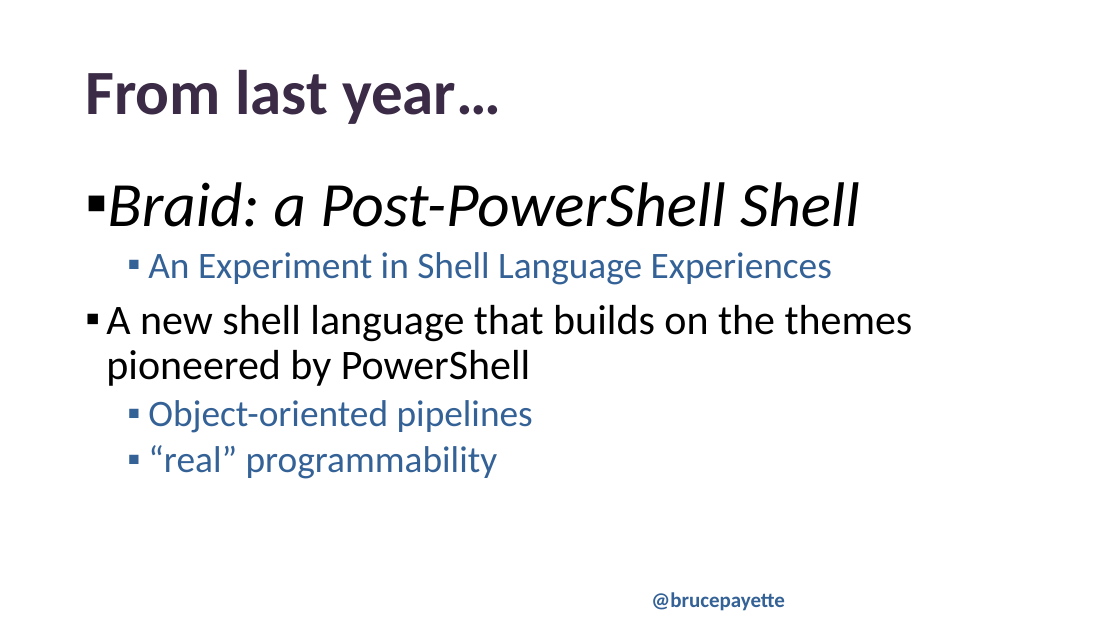
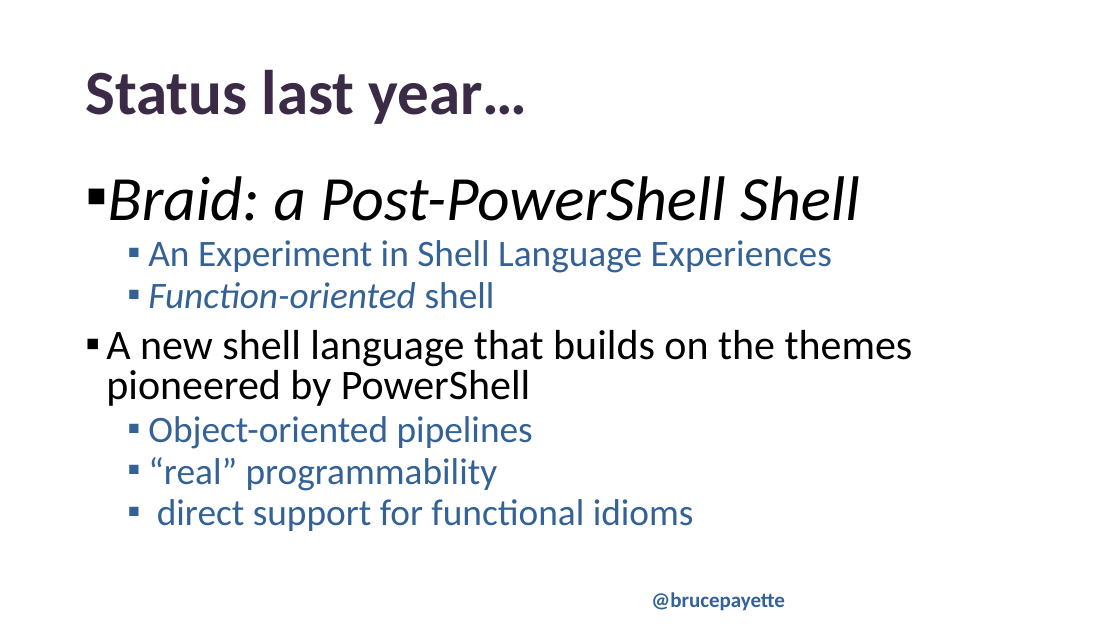
Before and after one commit to BrucePay/PSConfEU2024, a slide deck: slide 8 of payette_2024_braid.pptx. Drawn at 1120x630 pixels with LibreOffice and Linux fonts; fonts in the diff are those of the drawing; background and template pictures are left out. Boxes give left, top, right and bottom in pixels: in the first picture for what was removed or moved away, otherwise in the second. Text is boxed around its words. In the diff, an @@ line names an element or a change of style, - is before the commit and + after.

```diff
--- a/payette_2024_braid.pptx
+++ b/payette_2024_braid.pptx
@@ title at [85,69,528,124]: text changed @@
-From last year…
+Status last year…
@@ text at [106,176,913,491]: line spacing 0.9 to 0.8 @@
@@ text at [148,282,495,309]: paragraph added @@
+  ▪ Function-oriented shell
@@ text at [157,499,694,531]: paragraph added @@
+  ▪ direct support for functional idioms
```
Also in this commit, not shown: 1 other slide changed, 4 slides added, 1 other file.
